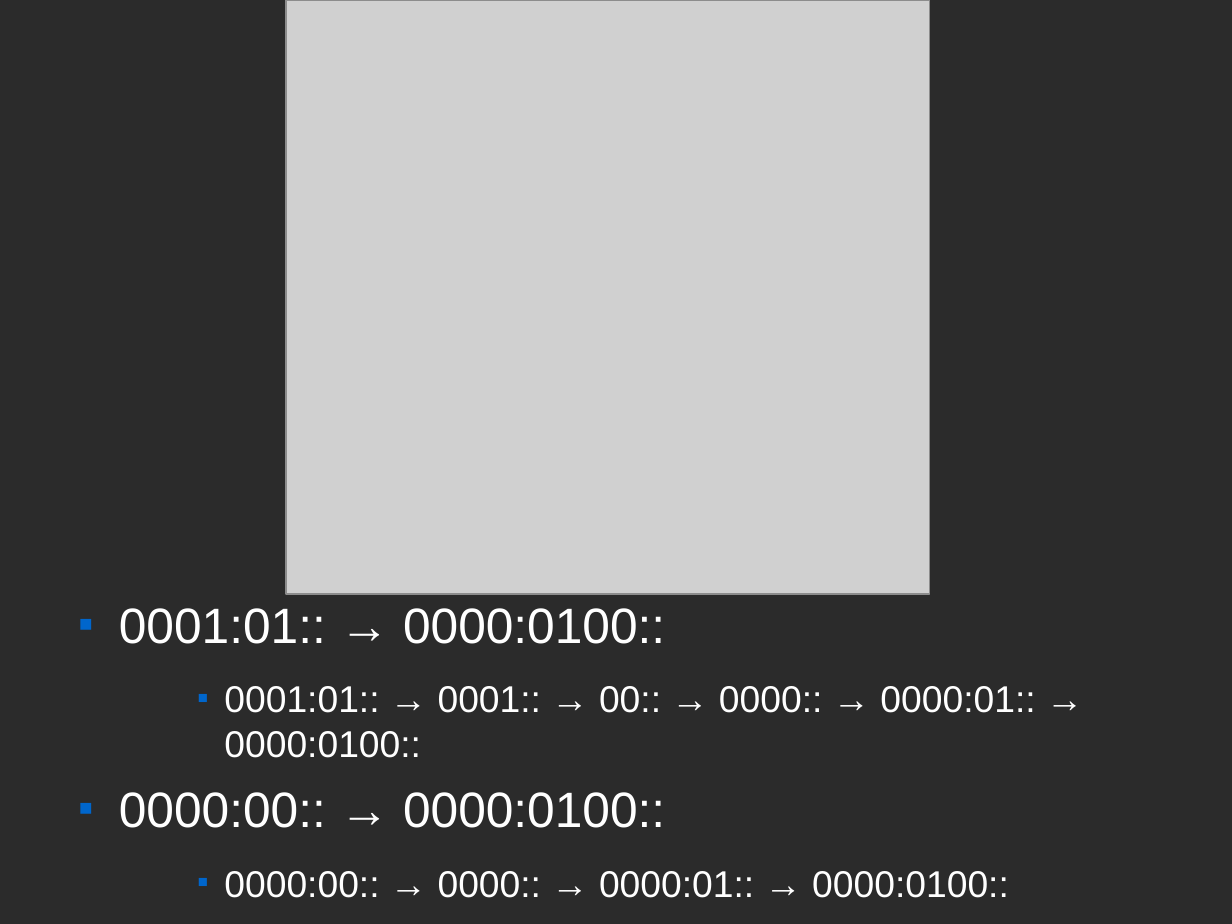
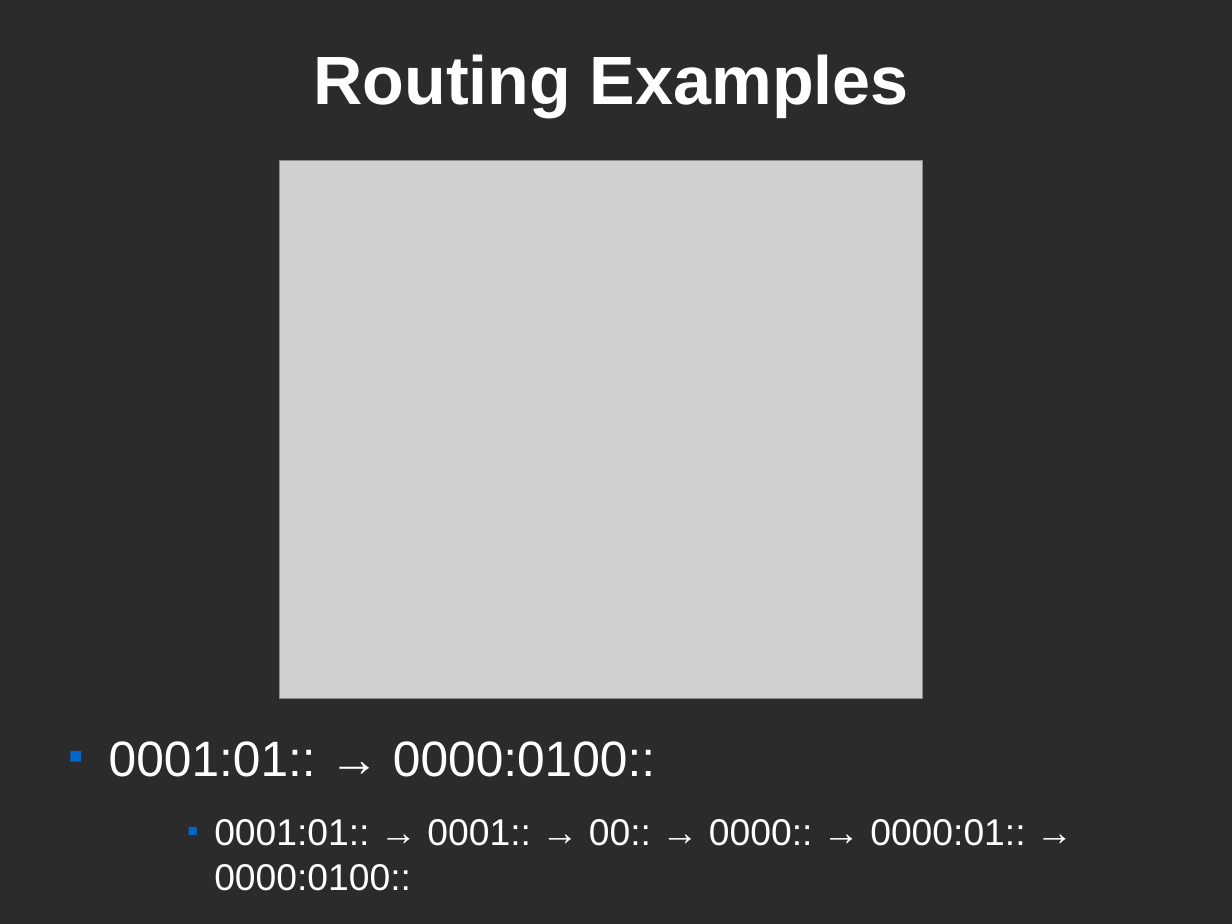
Before and after one commit to CEID-DS/cbox, a slide deck: slide 33 of doc/fosscomm/fosscomm_finalv1.odp (slide 32 before the commit). Drawn at 1232x924 pixels with LibreOffice and Linux fonts; fonts in the diff are those of the drawing; grey boxes stand for pictures; background and template pictures are left out; a plain dark background stands for a picture behind light text. Boxes give left, top, right and bottom in pixels: in the first picture for what was removed or moved away, otherwise in the second. Text is boxed around its words. In the diff, an @@ line names an element or a change of style, - is before the commit and + after.

Commit message:
Minor changes

```diff
--- a/doc/fosscomm/fosscomm_finalv1.odp
+++ b/doc/fosscomm/fosscomm_finalv1.odp
@@ title added at <box>313,54,909,117</box>, 44 pt, text #FFFFFF, bold @@
+Routing Examples
@@ picture: place and size @@
-picture at <box>286,0,930,594</box>
+picture at <box>279,161,923,699</box>
@@ text "0001:01:: → 0000:0100::": place and size @@
-text "0001:01:: → 0000:0100::" at <box>119,608,1035,898</box>
+text "0001:01:: → 0000:0100::" at <box>109,741,1025,891</box>
@@ text at <box>119,792,1009,898</box>: paragraphs removed @@
-■ 0000:00:: → 0000:0100::
-    ■ 0000:00:: → 0000:: → 0000:01:: → 0000:0100::
```
Also in this commit, not shown: 2 other slides changed, 2 slides added.
